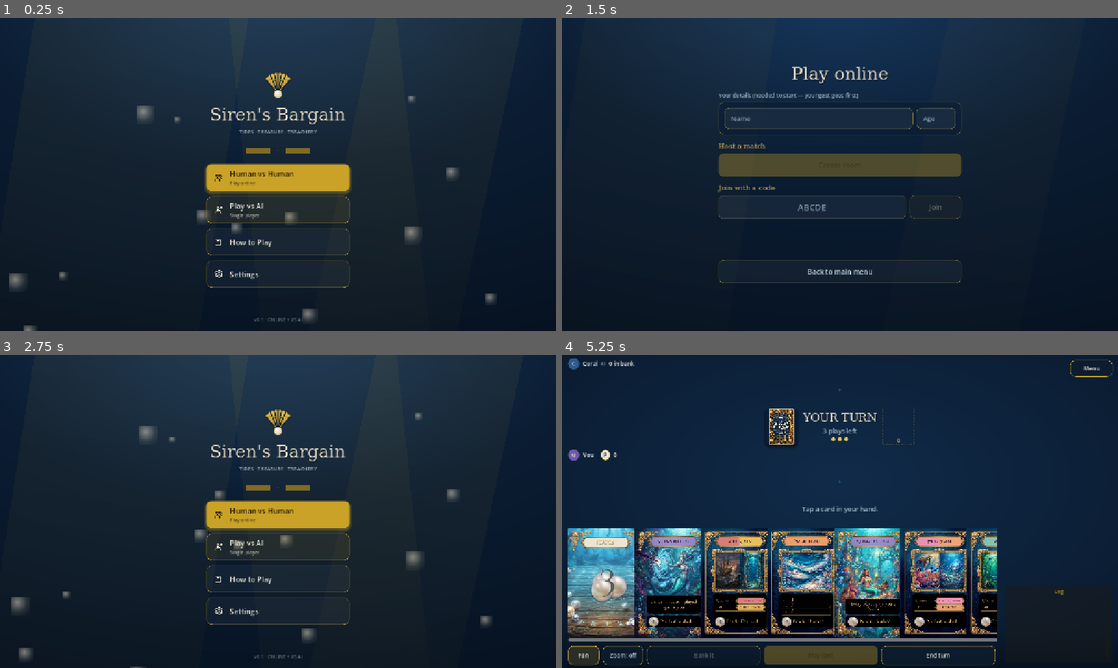
Above: before the commit, frames 1-4 (two rows, left to right).
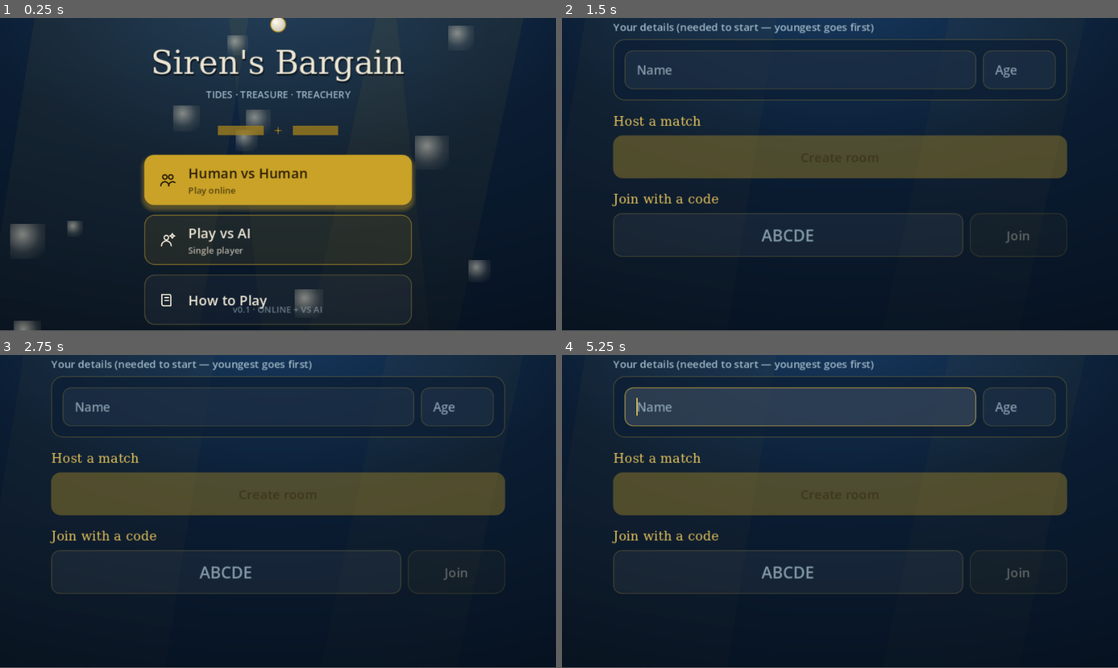
Above: after the commit, the same moments.

Repository: jordansaker/sirens-bargain
Game: Godot game, scene res://scenes/MainMenu.tscn
Two runs of this game, one before a commit and one after it. Both use one fixed random seed, a clock stepped at 60 frames per second and the inputs below.
Inputs (mouse positions are in pixels of both pictures, inside the frame that each line leads up to; where the layout moved, square brackets give the same spot in the first picture):
- Up to frame 1 (0.25 s): no input
- Up to frame 2 (1.5 s): click (840, 180) [840, 177] at 0.5 s; tap Enter at 1.25 s; move the mouse to (962, 158) at 1.27 s; hold Shift from 1.28 s (still down); click (962, 158) at 1.42 s
- Up to frame 3 (2.75 s): release Shift at 2 s; click (278, 608) at 2 s, where only the run before the commit has a clickable "Back to main menu"
- Up to frame 4 (5.25 s): click (840, 545) at 2.77 s; click (840, 389) at 3.52 s; click (840, 480) at 4.27 s; click (584, 655) at 5 s, where only the run before the commit has a clickable "Fan"
In our replay, the window is 800x450 before the commit and 800x449 after it. These sizes can differ from the game's own. Grey fills any space a smaller window leaves; there, only what the larger window draws over its background counts as a difference.

The runs differ from the first frame. In frame 1, 15% of the frame differs, in the area x 1-90%, y 0-100%; in frame 2, 13%; in frame 3, 18%; in frame 4, 48%, in the area x 1-100%, y 0-99%.

Commit message:
Mobile web: bigger UI via smaller viewport + 1.4x stretch scale
Reference viewport dropped from 1280x720 → 960x540 and stretch/scale
set to 1.4 so the game renders roughly 2x larger on a phone screen.
On desktop the 1.4x multiplier means the same reference-960 UI takes
up ~2/3 of a 1080p screen — reads about the same as before but with
more air on both sides.

Co-Authored-By: Claude Opus 4.7 (1M context) <noreply@anthropic.com>

Diff:
--- a/project.godot
+++ b/project.godot
@@ -33,10 +33,11 @@
 
 [display]
 
-window/size/viewport_width=1280
-window/size/viewport_height=720
+window/size/viewport_width=960
+window/size/viewport_height=540
 window/stretch/mode="canvas_items"
 window/stretch/aspect="expand"
+window/stretch/scale=1.4
 window/handheld/orientation=0
 
 [editor_plugins]
